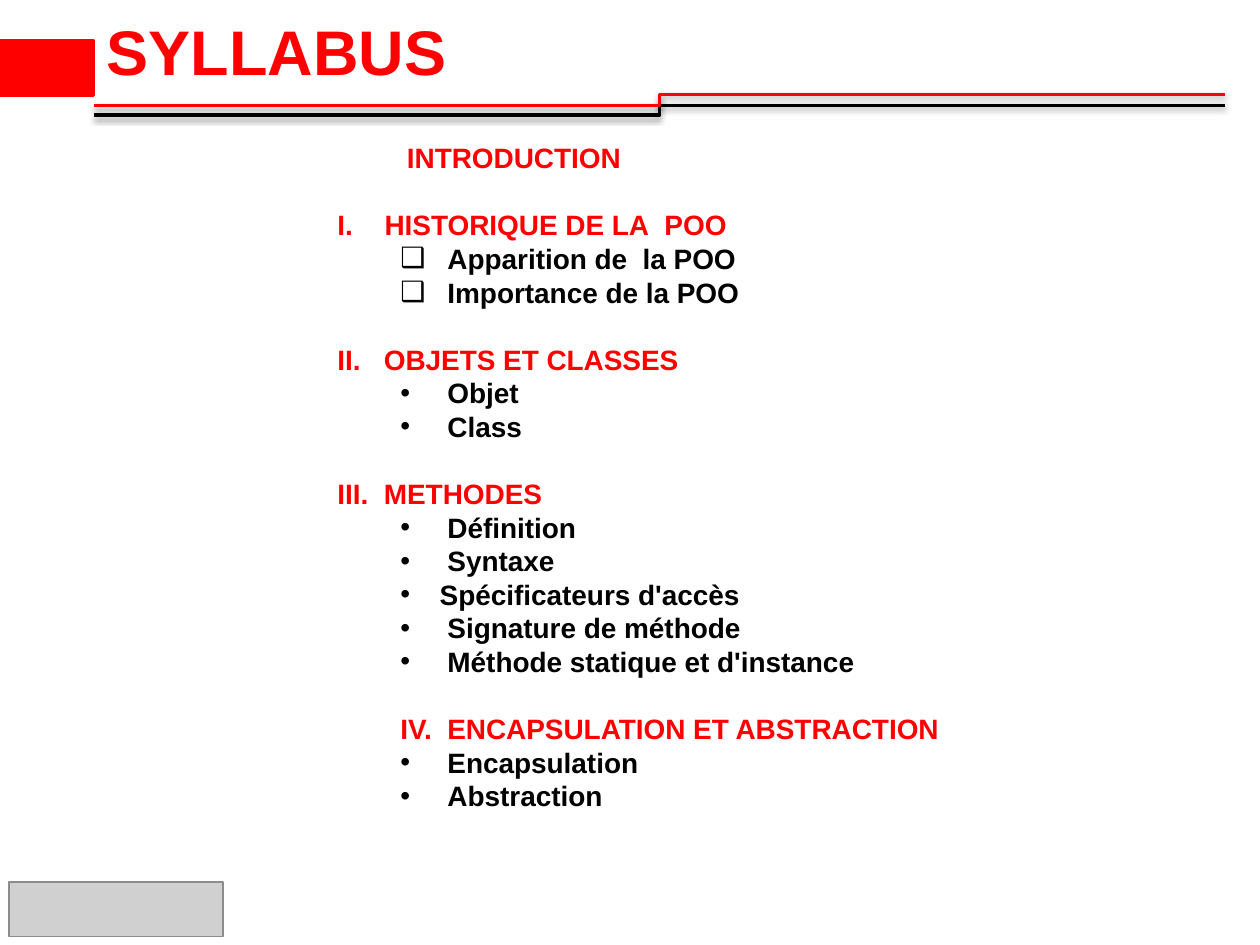
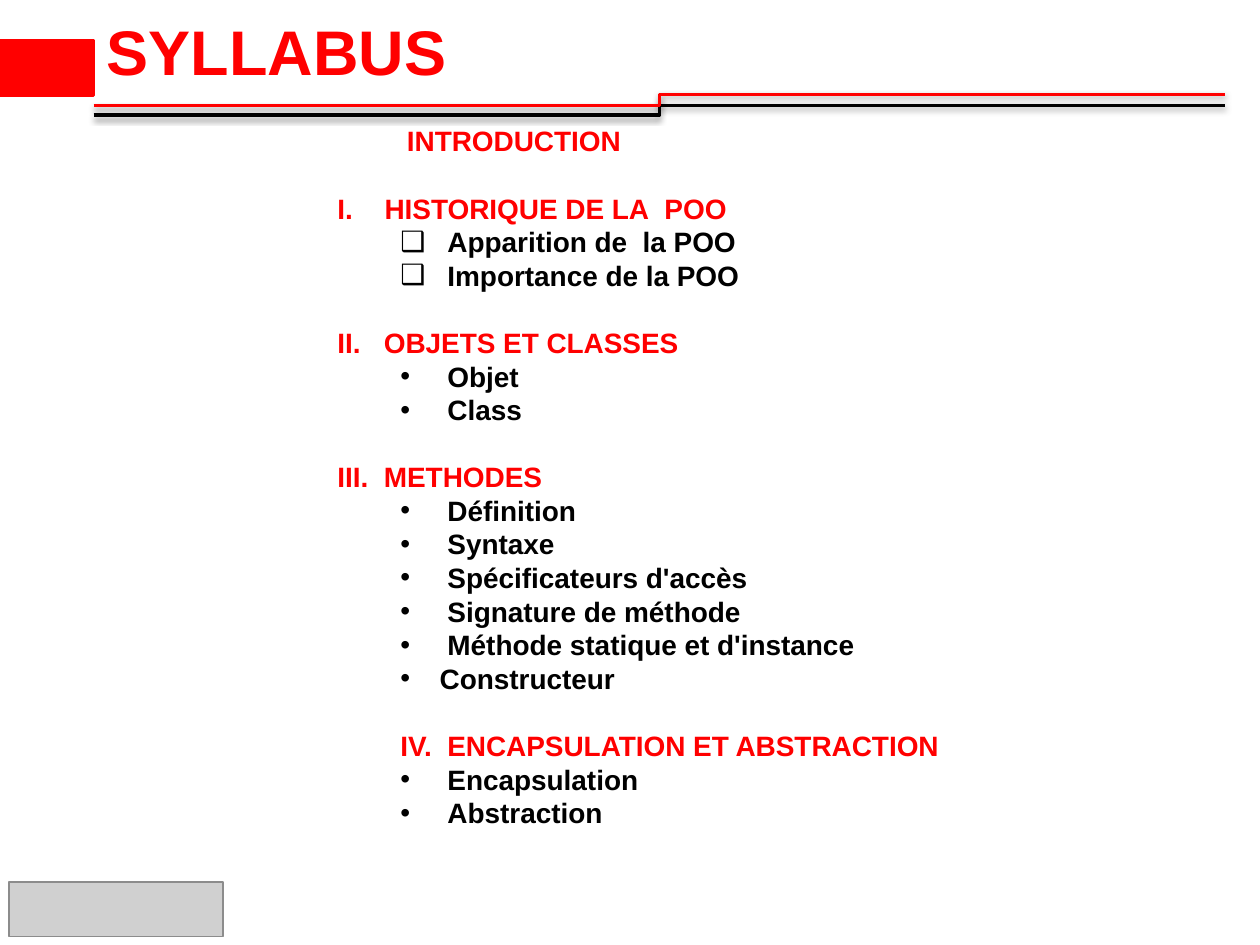
Before and after one commit to 2losky/Poo_Java, a slide deck: slide 2 of java-oop dernier 10.pptx. Drawn at 1260x945 pixels with LibreOffice and Linux fonts; fonts in the diff are those of the drawing; grey boxes stand for pictures; background and template pictures are left out. Boxes give left, top, right and bottom in pixels: in the first picture for what was removed or moved away, otherwise in the second. Text is boxed around its words. In the diff, an @@ line names an element or a change of style, - is before the commit and + after.

```diff
--- a/java-oop dernier 10.pptx
+++ b/java-oop dernier 10.pptx
@@ text "INTRODUCTION": place and size @@
-text "INTRODUCTION" at bbox=[337, 148, 939, 807]
+text "INTRODUCTION" at bbox=[337, 131, 939, 824]
@@ text at bbox=[440, 669, 615, 690]: paragraph added @@
+  • Constructeur
```
Also in this commit, not shown: 9 other slides changed, 4 slides added.
